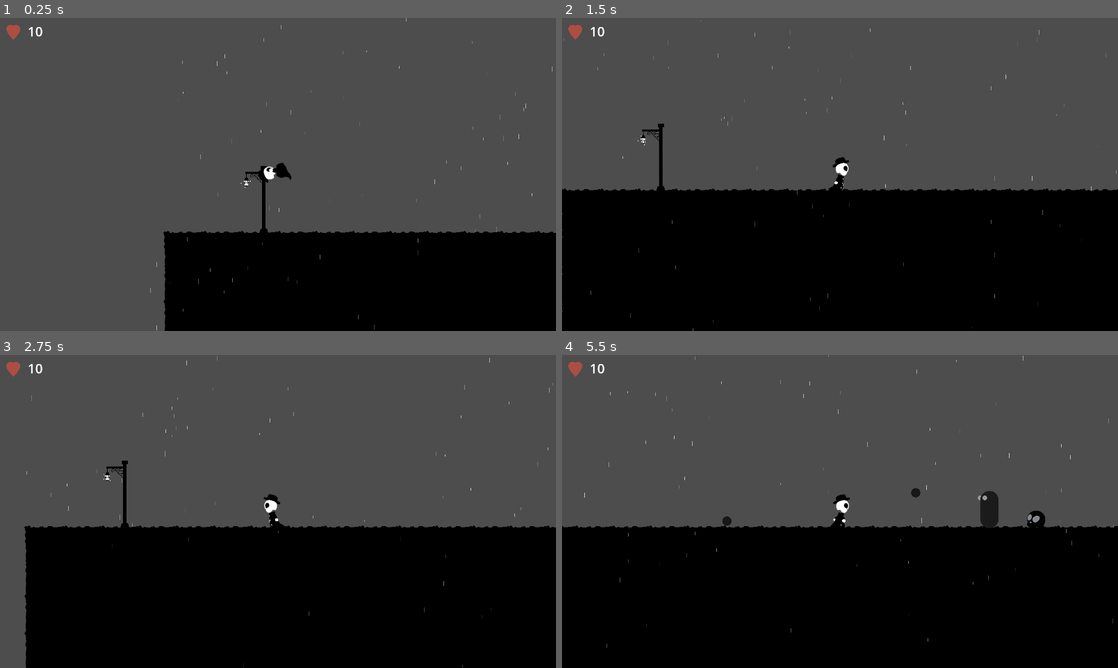
Above: before the commit, frames 1-4 (two rows, left to right).
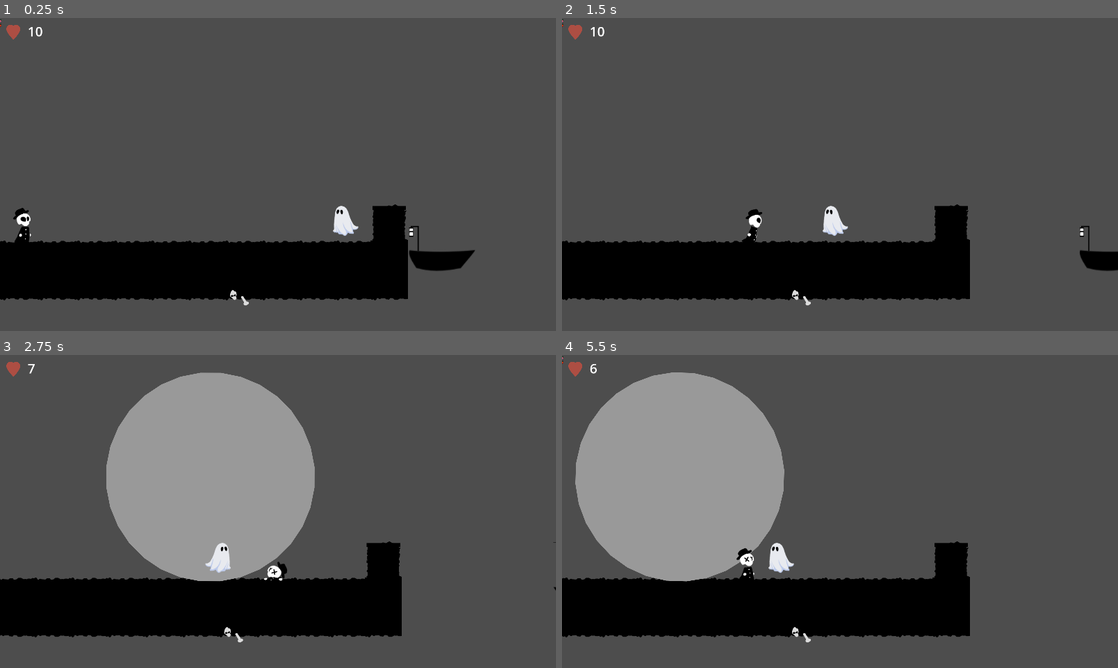
Above: after the commit, the same moments.

Repository: code-langba/you-game
Game: Godot game, scene res://scenes/levels/3.tscn
Two runs of this game, one before a commit and one after it. Both use one fixed random seed, a clock stepped at 60 frames per second and the inputs below. This scene is started directly instead of the project's main scene.
Inputs:
- Up to frame 1 (0.25 s): no input
- Up to frame 2 (1.5 s): tap Enter (ui_accept) at 0.5 s; hold D (move_right) from 0.53 s (still down); tap Space (jump) at 0.77 s
- Up to frame 3 (2.75 s): tap Space (jump) at 1.52 s; release D (move_right) at 2.03 s; hold A (move_left) from 2.03 s (still down)
- Up to frame 4 (5.5 s): release A (move_left) at 2.78 s; hold D (move_right) 2.78-4.28 s; tap Space (jump) at 3.02, 3.77, 4.52 s; hold A (move_left) 4.28-5.03 s; hold D (move_right) from 5.03 s (still down)

The runs differ from the first frame. In frame 1, 20% of the frame differs, in the area x 0-100%, y 0-100%; in frame 2, 31%; in frame 3, 47%; in frame 4, 47%.

Commit message:
player pos adjust

Diff:
--- a/scenes/levels/3.tscn
+++ b/scenes/levels/3.tscn
@@ -230,7 +230,7 @@
 bgm = ExtResource("3_ai0cw")
 
 [node name="Player" parent="." index="0"]
-position = Vector2(6155, -1514)
+position = Vector2(90, 711)
 fall_gravity = 5000
 
 [node name="killzone" parent="." index="1"]
